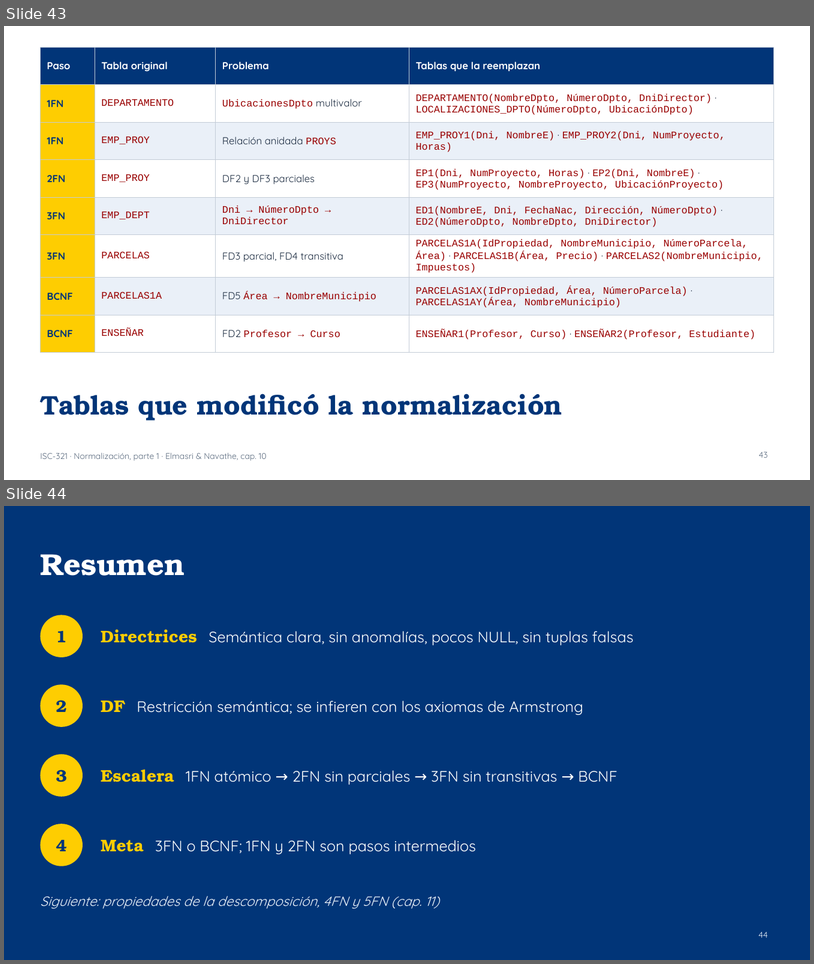
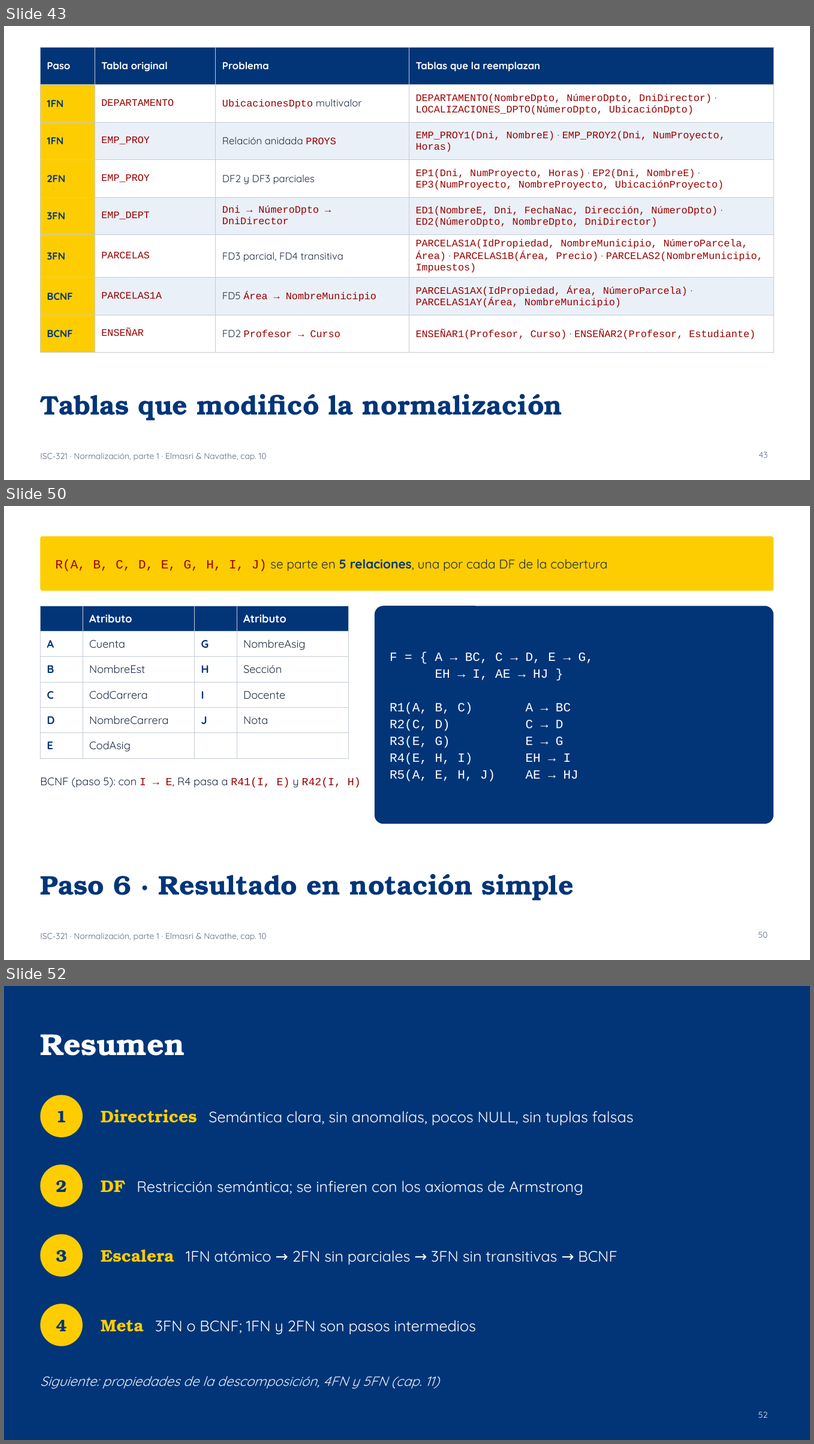
Before and after one commit to ISCODIGO/iscodigo.github.io, a slide deck: isc-321/unidad-3/normalizacion.pptx. Shown one above the other, each under a label of ours: slides 43 and 44 before the commit, slides 43, 50 and 52 after it; the slides between them are not shown. The pictures are 814x964 and 814x1444 pixels, drawn with LibreOffice and Linux fonts; fonts in the diff are those of the drawing. Boxes give left, top, right and bottom in pixels: in the first picture for what was removed or moved away, otherwise in the second. Text is boxed around its words. In the diff, an @@ line names an element or a change of style, - is before the commit and + after.

```diff
--- a/isc-321/unidad-3/normalizacion.pptx
+++ b/isc-321/unidad-3/normalizacion.pptx
@@ slide 50 added at <box>4,506,810,960</box>, background #FFFFFF; not listed: 1 template element that a slide beside it also shows @@
@@ rounded rectangle added at <box>40,536,774,591</box>, fill #FECD01 @@
@@ text added at <box>56,559,608,571</box>, 15 pt, text #1B2B40 @@
+R(A, B, C, D, E, G, H, I, J) se parte en 5 relaciones, una por cada DF de la cobertura
@@ table added at <box>40,606,349,758</box>, 6 rows, 4 columns @@
+ | Atributo |  | Atributo
+A | Cuenta | G | NombreAsig
+B | NombreEst | H | Sección
+C | CodCarrera | I | Docente
+D | NombreCarrera | J | Nota
+E | CodAsig |  | 
@@ rounded rectangle added at <box>375,606,774,823</box>, fill #013578 @@
@@ text added at <box>390,652,594,781</box>, 15 pt, text #FFFFFF @@
+F = { A → BC, C → D, E → G,
+EH → I, AE → HJ }
+R1(A, B, C) A → BC
+R2(C, D) C → D
+R3(E, G) E → G
+R4(E, H, I) EH → I
+R5(A, E, H, J) AE → HJ
@@ text added at <box>40,777,361,787</box>, 13 pt, text #1B2B40 @@
+BCNF (paso 5): con I → E, R4 pasa a R41(I, E) y R42(I, H)
@@ title added at <box>40,873,574,900</box>, 32 pt, text #013578, bold @@
+Paso 6 · Resultado en notación simple
@@ page number added at <box>759,931,768,937</box>, 10 pt, text #5B6B7F @@
+50
@@ what was slide 44 is now slide 52 @@
@@ page number at <box>759,1411,768,1417</box>: text changed @@
-44
+52
```
Also in this commit, not shown: 1 slide changed, 7 other slides added, 1 other file.
